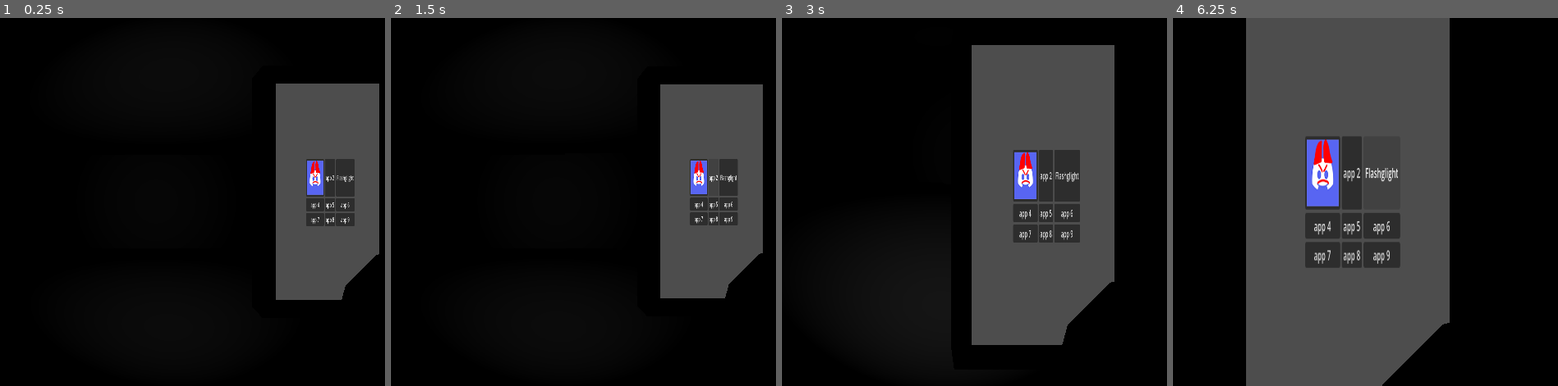
Above: before the commit, frames 1-4 (left to right).
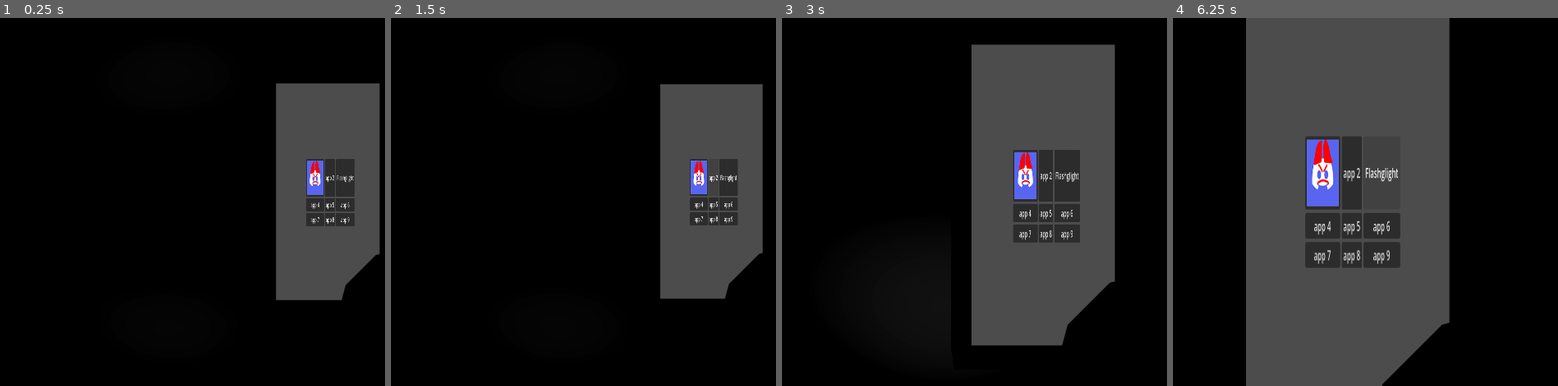
Above: after the commit, the same moments.

Repository: olinolinolinolin/f-n-a-k-five-nights-at-kecks
Game: Godot game, scene res://testhub1.tscn
Same seed, same stepped clock (60 frames per second), same inputs: the game is played once before the commit and once after it.
Inputs (mouse positions are in pixels of both pictures, inside the frame that each line leads up to):
- Up to frame 1 (0.25 s): no input
- Up to frame 2 (1.5 s): tap Enter (ui_accept) at 0.5, 0.77 s; move the mouse to (575, 202) at 0.52 s; move the mouse to (506, 202) at 1.27 s
- Up to frame 3 (3 s): tap Enter (ui_accept) at 1.52, 2.75 s; move the mouse to (997, 121) at 2.02 s; click (997, 121) at 2.17 s; move the mouse to (897, 275) at 2.77 s; click (897, 275) at 2.92 s
- Up to frame 4 (6.25 s): tap Enter (ui_accept) at 3.02, 3.77, 4.52, 5.75, 6.02 s; move the mouse to (1519, 257) at 3.52 s; click (1519, 257) at 3.67 s; tap Escape (ui_cancel) at 4.15 s; move the mouse to (1273, 198) at 4.27 s; move the mouse to (1353, 202) at 5.02 s; click (1353, 202) at 5.17 s; move the mouse to (1223, 110) at 5.77 s; click (1223, 110) at 5.92 s

The runs differ from the first frame. In frame 1, 0.1% of the frame differs, in the area x 88-99%, y 17-77%; in frame 2, less than 0.1%; in frame 3, 0.3%, in the area x 49-87%, y 7-90%; in frame 4, less than 0.1%.

Commit message:
messed with some lights lol

Diff:
--- a/playerfnak1.gd
+++ b/playerfnak1.gd
@@ -30,7 +30,8 @@
 			tween.tween_property(phone, "position",phonelocations[0],.5)
 			phoneinface = false
 			Input.mouse_mode = Input.MOUSE_MODE_CAPTURED
-
+	if Input.is_action_just_pressed("ui_cancel"):
+		Input.mouse_mode = Input.MOUSE_MODE_VISIBLE
 func _unhandled_input(event: InputEvent):
 	camera_rotation(event)
 
@@ -40,7 +41,7 @@
 
 		camera.rotate_x(event.relative.y * .001)
 		camera.rotation.x = clamp(camera.rotation.x, deg_to_rad(-30), deg_to_rad(30))
-		camera.rotation.z = clamp(camera.rotation.z,0,0)
+		camera.rotation.z = clamp(camera.rotation.z,deg_to_rad(0),deg_to_rad(0))
 
 
 func _on_phone_screen_texture_light_off() -> void:
--- a/project.godot
+++ b/project.godot
@@ -22,3 +22,4 @@
 [rendering]
 
 rendering_device/driver.windows="d3d12"
+anti_aliasing/quality/msaa_3d=1
--- a/testhub1.tscn
+++ b/testhub1.tscn
@@ -20,11 +20,14 @@
 
 [sub_resource type="StandardMaterial3D" id="StandardMaterial3D_l2drd"]
 resource_local_to_scene = true
+albedo_color = Color(0, 0, 0, 1)
 emission_enabled = true
 emission_texture = SubResource("ViewportTexture_82okx")
 
 [sub_resource type="Environment" id="Environment_l4bsx"]
 background_mode = 1
+ssil_enabled = true
+glow_enabled = true
 
 [node name="Node3D" type="Node3D" unique_id=687863000]
 script = ExtResource("1_l4bsx")
@@ -59,14 +62,17 @@
 light_indirect_energy = 0.4
 light_bake_mode = 1
 shadow_enabled = true
+distance_fade_enabled = true
 spot_range = 27.0
 
 [node name="OmniLight3D" type="OmniLight3D" parent="Player/Player Camera/Phone" unique_id=829646916]
-transform = Transform3D(1, 0, 0, 0, 1, 0, 0, 0, 1, -4.7683716e-07, 0, 0.20501566)
+transform = Transform3D(1, 0, 0, 0, 1, 0, 0, 0, 1, -4.7683716e-07, -0.08314744, 0.1980896)
 visible = false
 light_energy = 0.2
 light_bake_mode = 1
 light_cull_mask = 4294967294
+shadow_enabled = true
+omni_range = 0.27577606
 
 [node name="CSGSphere3D" type="CSGSphere3D" parent="Player/Player Camera/Phone" unique_id=475394090]
 transform = Transform3D(1, 0, 0, 0, 1, 0, 0, 0, 1, 0.33771825, -0.529721, 0.10998821)
